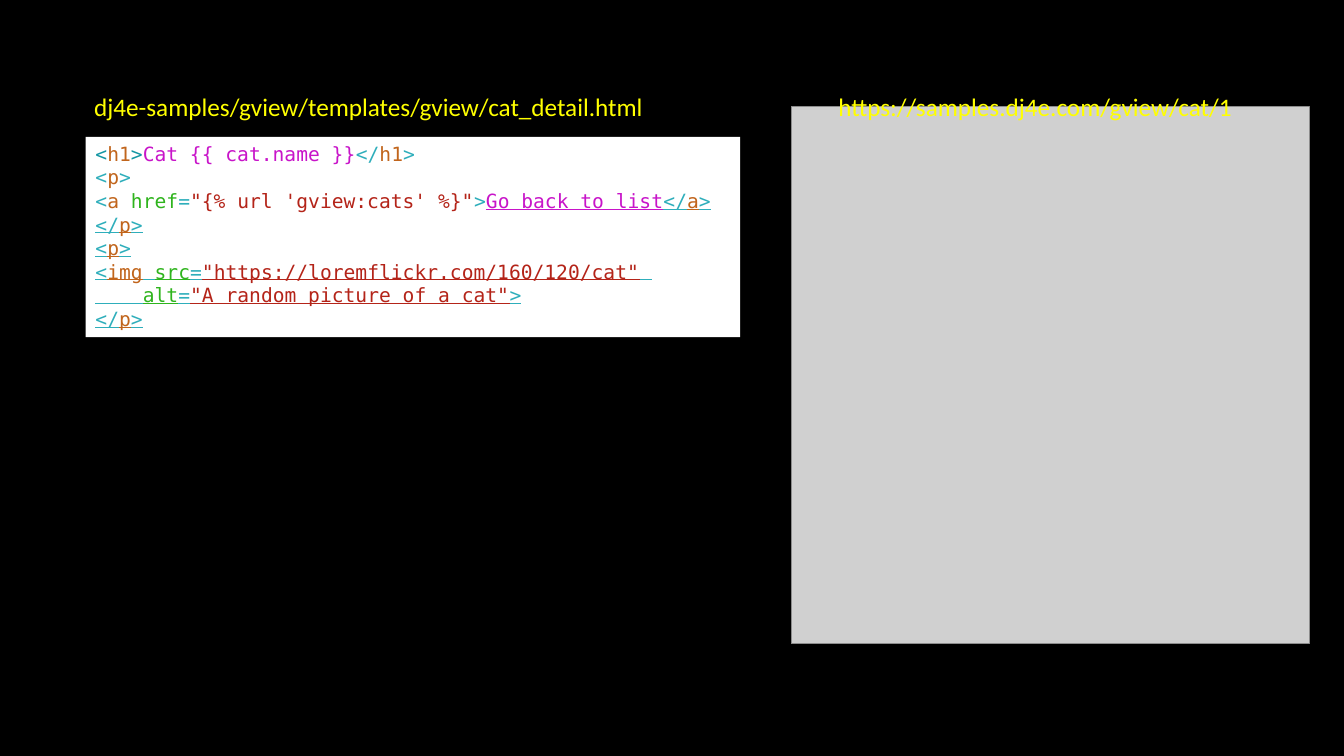
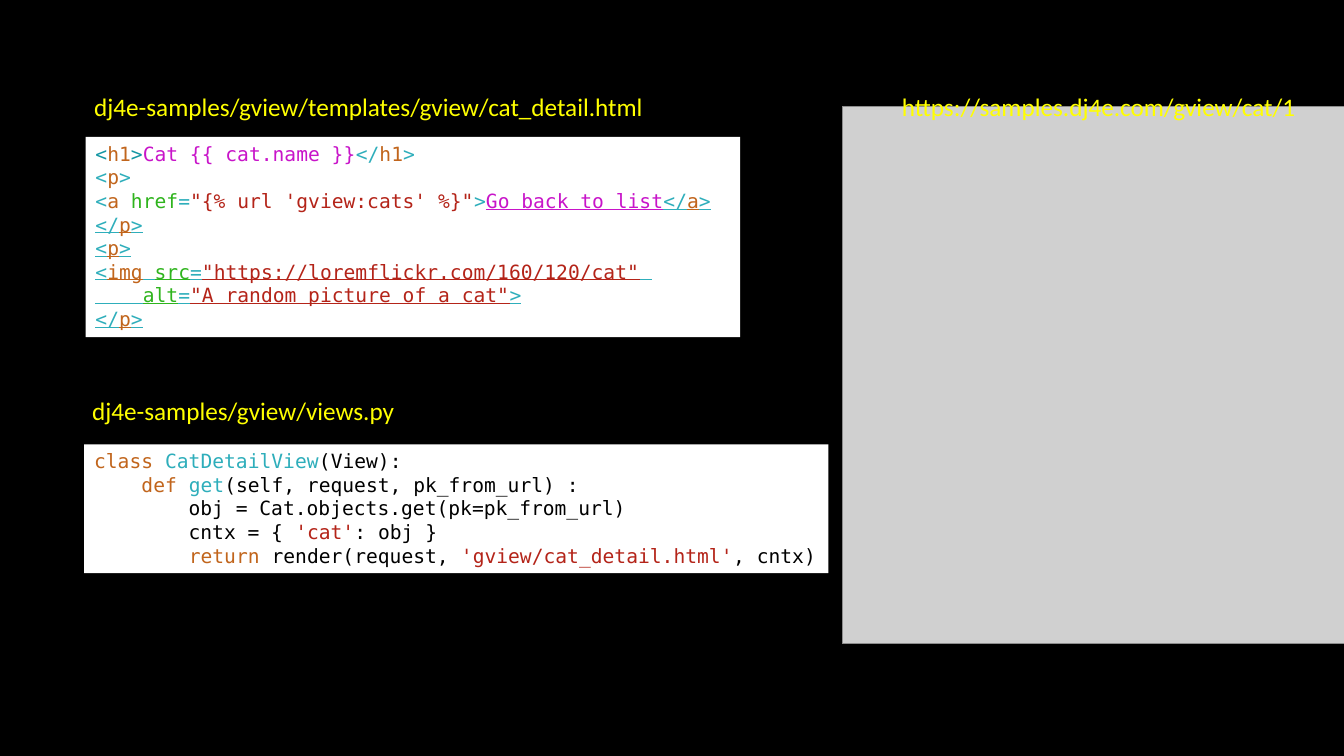
Before and after one commit to csev/dj4e, a slide deck: slide 5 of lectures/DJ-07-Views-Generic.pptx (slide 6 before the commit). Drawn at 1344x756 pixels with LibreOffice and Linux fonts; fonts in the diff are those of the drawing; grey boxes stand for pictures. Boxes give left, top, right and bottom in pixels: in the first picture for what was removed or moved away, otherwise in the second. Text is boxed around its words. In the diff, an @@ line names an element or a change of style, - is before the commit and + after.

```diff
--- a/lectures/DJ-07-Views-Generic.pptx
+++ b/lectures/DJ-07-Views-Generic.pptx
@@ text "https://samples.dj4e.com/gview/cat/1": place and size @@
-text "https://samples.dj4e.com/gview/cat/1" at (838,95,1231,122)
+text "https://samples.dj4e.com/gview/cat/1" at (902,95,1295,122)
@@ picture: place and size @@
-picture at (791,107,1310,644)
+picture at (843,107,1344,644)
@@ text added at (92,402,394,425), 18 pt, text #FFFF00 @@
+dj4e-samples/gview/views.py
@@ rectangle added at (85,445,829,574), fill #FFFFFF, 14 pt, text #000000 @@
+class CatDetailView(View):
+def get(self, request, pk_from_url) :
+obj = Cat.objects.get(pk=pk_from_url)
+cntx = { 'cat': obj }
+return render(request, 'gview/cat_detail.html', cntx)
```
Also in this commit, not shown: 4 other slides changed, 1 slide removed, 2 other files.
